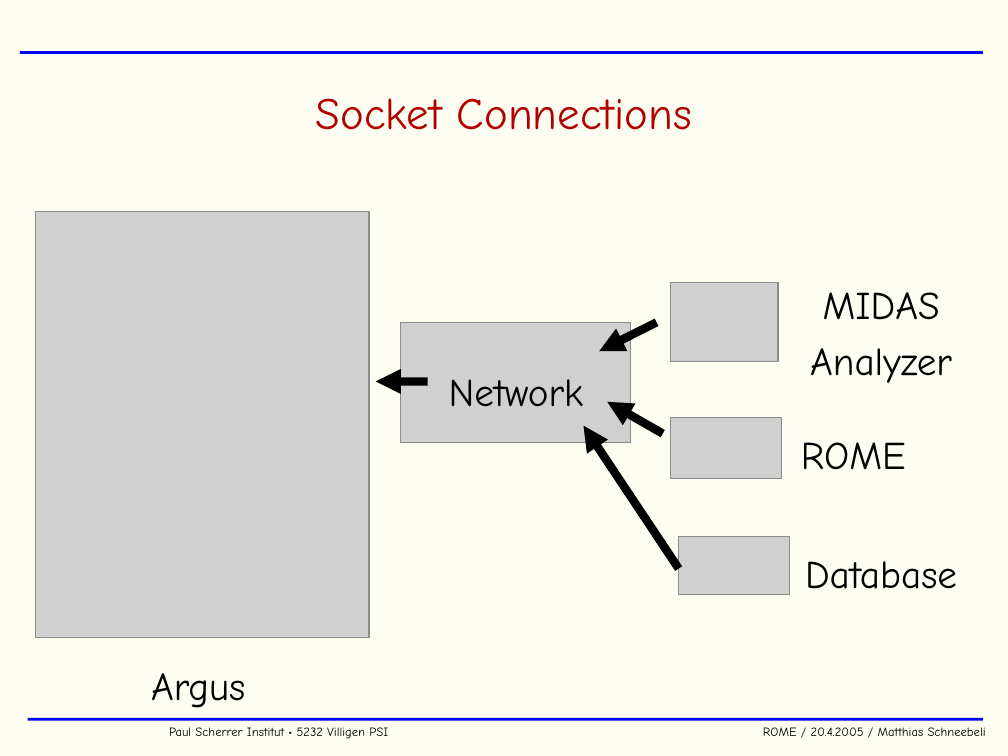
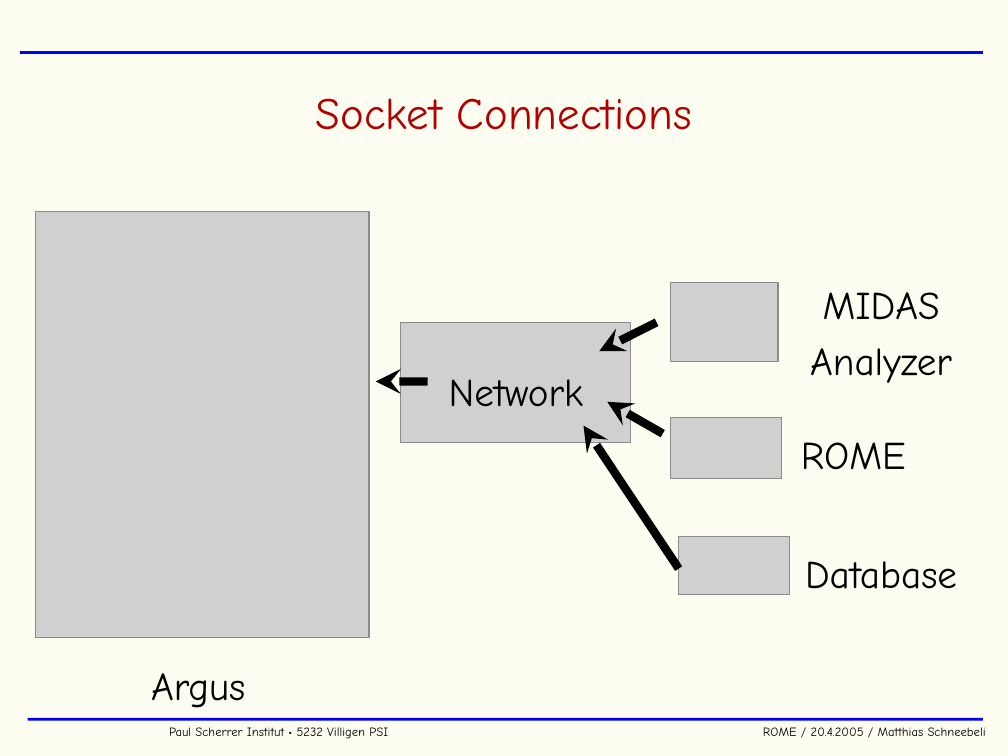
Before and after one commit to cjpl/rome, a slide deck: slide 29 of rome/documentation/ROME.ppt (slide 33 before the commit). Drawn at 1008x756 pixels with LibreOffice and Linux fonts; fonts in the diff are those of the drawing; grey boxes stand for pictures; background and template pictures are left out. Boxes give left, top, right and bottom in pixels: in the first picture for what was removed or moved away, otherwise in the second. Text is boxed around its words. In the diff, an @@ line names an element or a change of style, - is before the commit and + after.

```diff
--- a/rome/documentation/ROME.ppt
+++ b/rome/documentation/ROME.ppt
@@ arrow (599, 351) - (656, 323): arrowheads changed @@
@@ arrow (376, 381) - (427, 381): arrowheads changed @@
@@ arrow (607, 402) - (662, 433): arrowheads changed @@
@@ arrow (584, 425) - (678, 569): arrowheads changed @@
```
Also in this commit, not shown: 7 other slides changed, 4 slides added, 8 slides removed, 3 other files.
